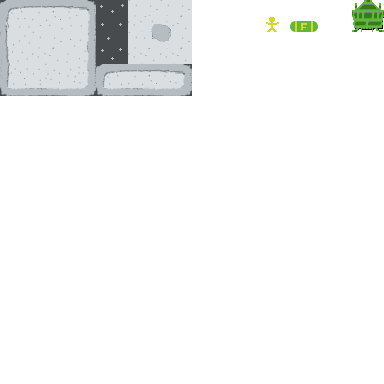
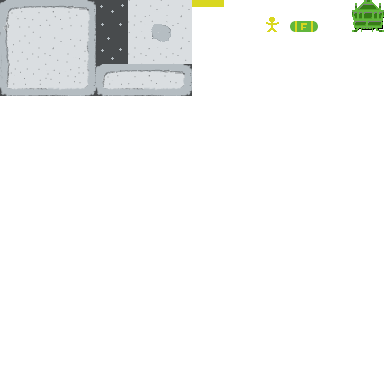
Before/after of a 384 x 384 layered artwork. What changed in the layer stack:
renamed "Background" to "level0.png", painted on it over [192, 0, 224, 7]
